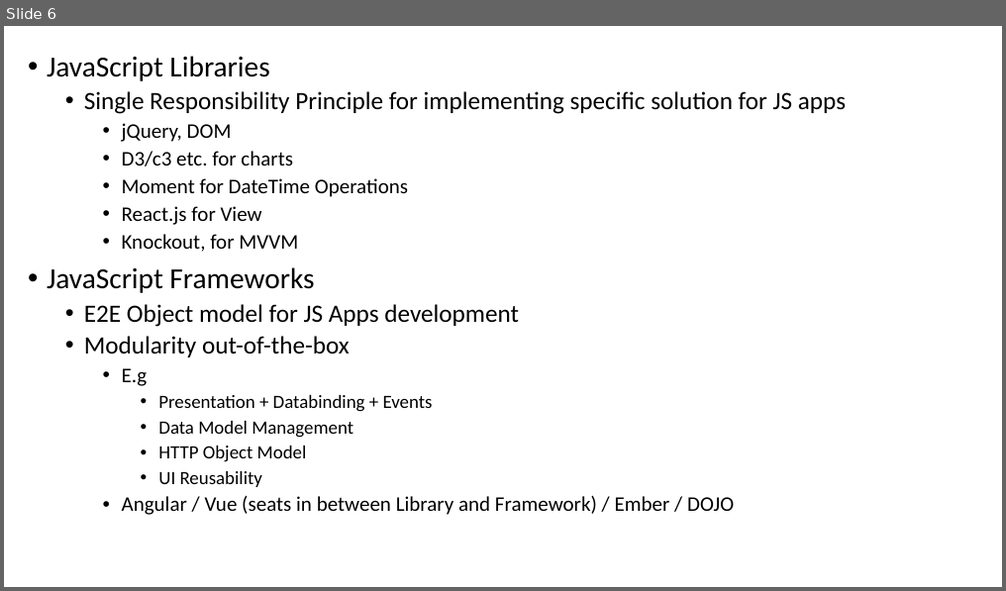
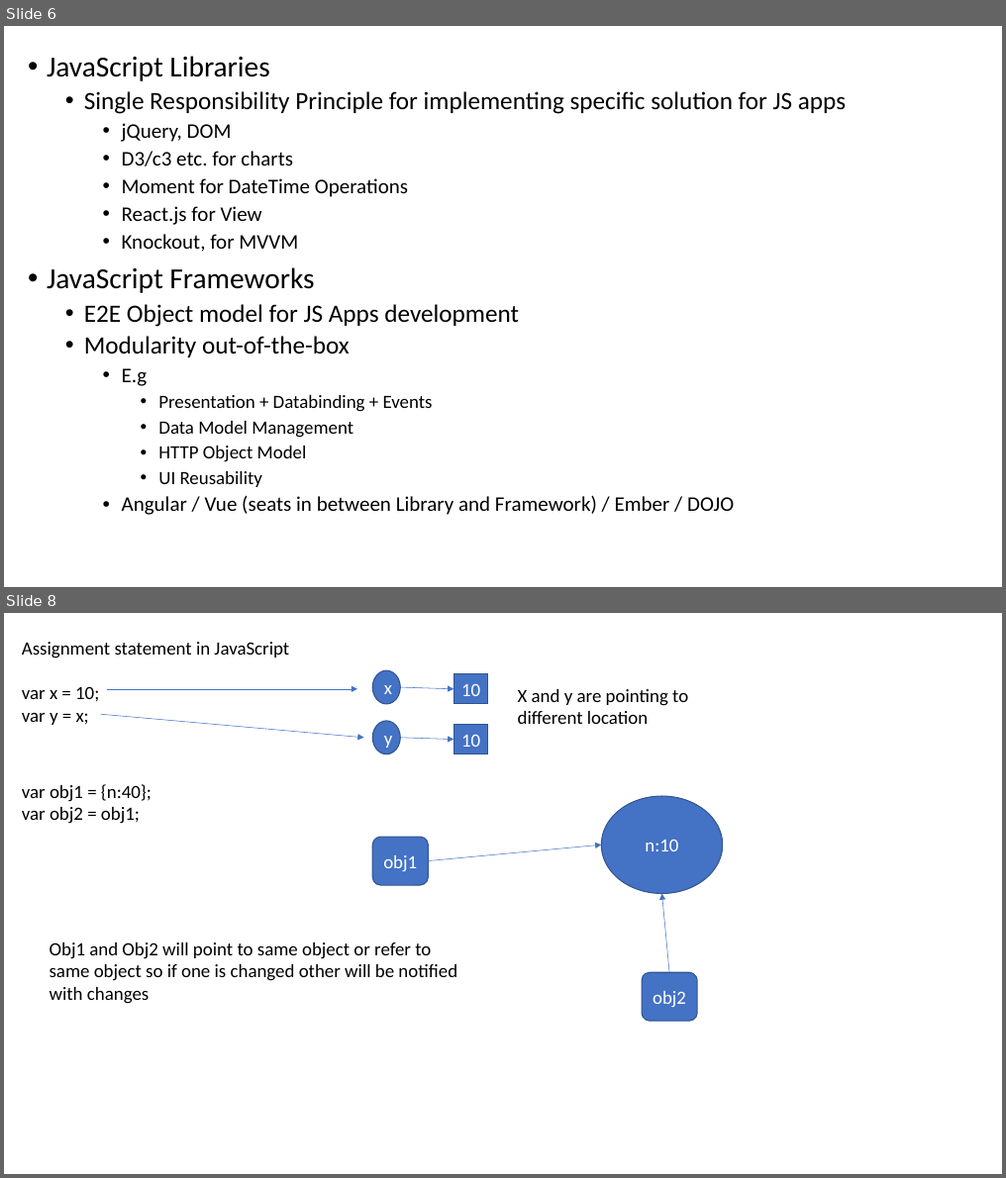
Before and after one commit to maheshsabnis/blazemarch2021, a slide deck: SpotPPTs.pptx. Shown one above the other, each under a label of ours: slide 6 before the commit, slides 6 and 8 after it; the slides between them are not shown. The pictures are 1006x591 and 1006x1178 pixels, drawn with LibreOffice and Linux fonts; fonts in the diff are those of the drawing. Boxes give left, top, right and bottom in pixels: in the first picture for what was removed or moved away, otherwise in the second. Text is boxed around its words. In the diff, an @@ line names an element or a change of style, - is before the commit and + after.

```diff
--- a/SpotPPTs.pptx
+++ b/SpotPPTs.pptx
@@ slide 8 added at [4,613,1002,1174], background #FFFFFF @@
@@ text added at [22,642,289,725], 18 pt, text #000000 @@
+Assignment statement in JavaScript
+var x = 10;
+var y = x;
@@ ellipse added at [372,670,400,704], fill #4472C4, outline #325491 1 pt, 18 pt, text #FFFFFF @@
+x
@@ arrow added from (107, 689) to (357, 689), #4472C4 0.5 pt @@
@@ arrow added from (401, 687) to (453, 689), #4472C4 0.5 pt @@
@@ rectangle added at [453,674,488,704], fill #4472C4, outline #325491 1 pt, 18 pt, text #FFFFFF @@
+10
@@ text added at [518,689,688,724], 18 pt, text #000000 @@
+X and y are pointing to different location
@@ arrow added from (101, 714) to (364, 738), #4472C4 0.5 pt @@
@@ ellipse added at [372,721,400,755], fill #4472C4, outline #325491 1 pt, 18 pt, text #FFFFFF @@
+y
@@ rectangle added at [453,725,488,755], fill #4472C4, outline #325491 1 pt, 18 pt, text #FFFFFF @@
+10
@@ arrow added from (401, 738) to (453, 740), #4472C4 0.5 pt @@
@@ text added at [22,784,152,824], 18 pt, text #000000 @@
+var obj1 = {n:40};
+var obj2 = obj1;
@@ ellipse added at [601,796,723,894], fill #4472C4, outline #325491 1 pt, 18 pt, text #FFFFFF @@
+n:10
@@ rounded rectangle added at [372,837,428,885], fill #4472C4, outline #325491 1 pt, 18 pt, text #FFFFFF @@
+obj1
@@ arrow added from (429, 861) to (601, 845), #4472C4 0.5 pt @@
@@ arrow added from (669, 972) to (662, 894), #4472C4 0.5 pt @@
@@ text added at [50,943,457,1004], 18 pt, text #000000 @@
+Obj1 and Obj2 will point to same object or refer to same object so if one is changed other will be notified with changes
@@ rounded rectangle added at [642,972,697,1021], fill #4472C4, outline #325491 1 pt, 18 pt, text #FFFFFF @@
+obj2
```
Also in this commit, not shown: 1 slide changed, 10 other files.
